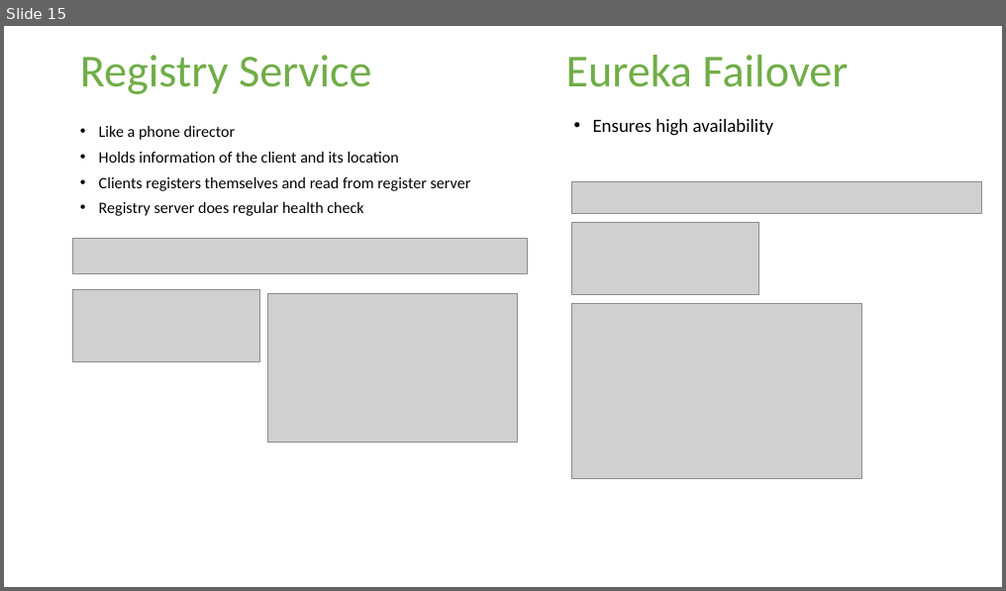
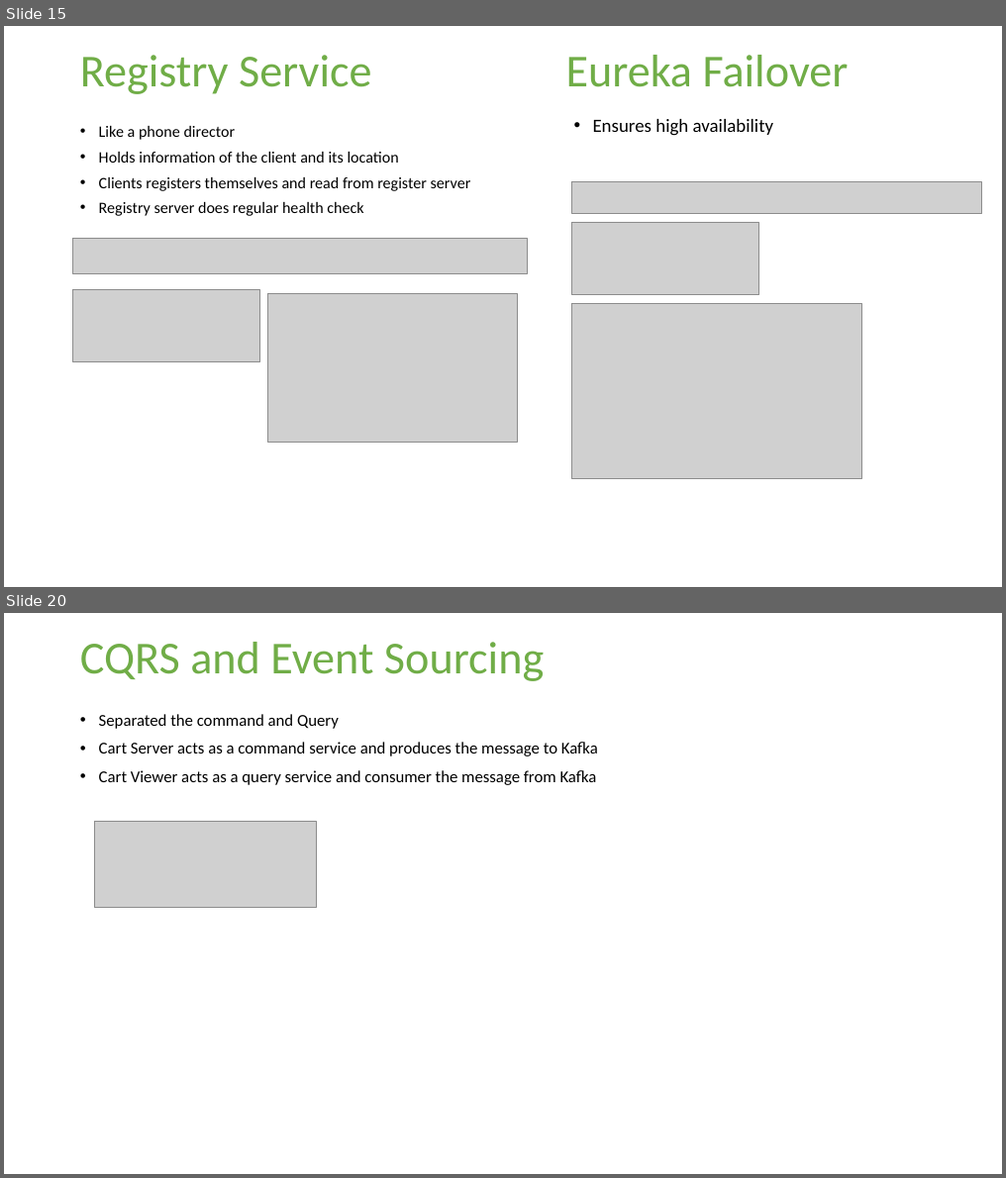
Before and after one commit to Technomax/Swa.WebStore, a slide deck: Documents/WebStore Presentation.pptx. Shown one above the other, each under a label of ours: slide 15 before the commit, slides 15 and 20 after it; the slides between them are not shown. The pictures are 1006x591 and 1006x1178 pixels, drawn with LibreOffice and Linux fonts; fonts in the diff are those of the drawing; grey boxes stand for pictures; background and template pictures are left out. Boxes give left, top, right and bottom in pixels: in the first picture for what was removed or moved away, otherwise in the second. Text is boxed around its words. In the diff, an @@ line names an element or a change of style, - is before the commit and + after.

Commit message:
commit the changes
resolved the error with kafka viewer

```diff
--- a/Documents/WebStore Presentation.pptx
+++ b/Documents/WebStore Presentation.pptx
@@ slide 20 added at box(4, 613, 1002, 1174), background picture (left out) @@
@@ title added at box(80, 642, 544, 681), 44 pt, text #70AD47 @@
+CQRS and Event Sourcing
@@ text added at box(99, 714, 598, 785), 16 pt, text #000000 @@
+• Separated the command and Query
+• Cart Server acts as a command service and produces the message to Kafka
+• Cart Viewer acts as a query service and consumer the message from Kafka
@@ picture added at box(94, 821, 316, 907) @@
```
Also in this commit, not shown: 1 slide changed, 10 other slides added, 11 other files.
